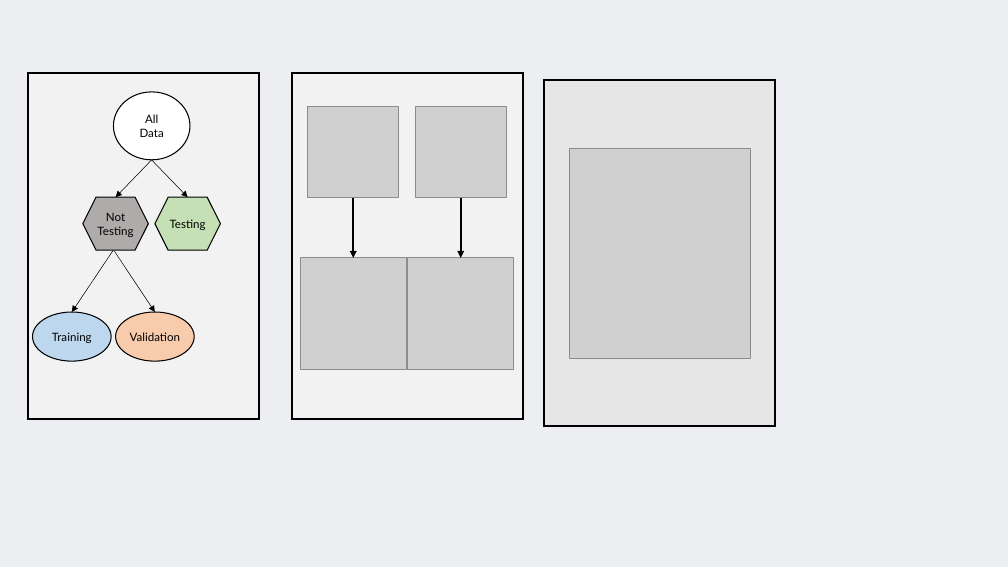
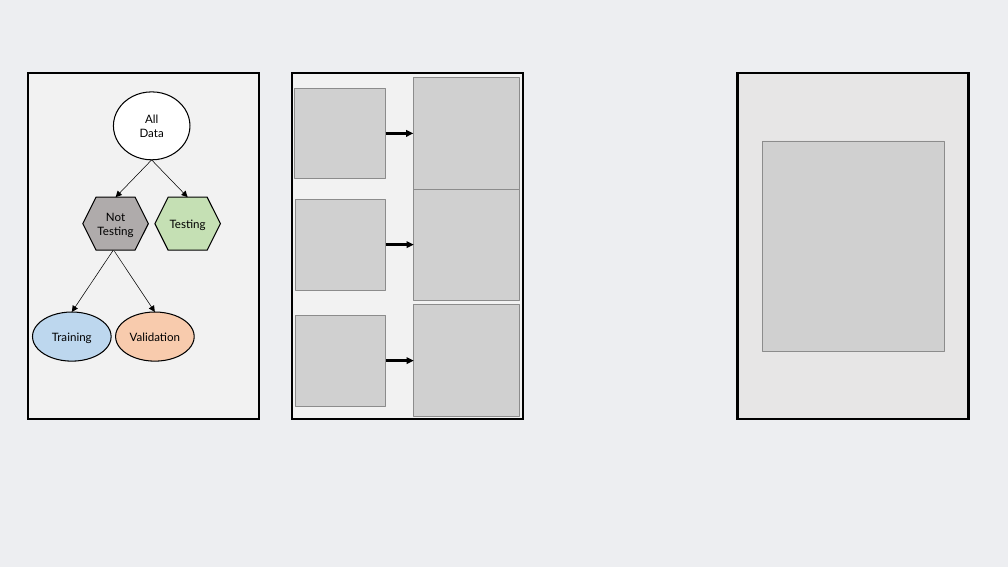
Before and after one commit to SMaRTWorkshops/mlr, a slide deck: slide 2 of figs/sw_figs.pptx. Drawn at 1008x567 pixels with LibreOffice and Linux fonts; fonts in the diff are those of the drawing; grey boxes stand for pictures. Boxes give left, top, right and bottom in pixels: in the first picture for what was removed or moved away, otherwise in the second. Text is boxed around its words. In the diff, an @@ line names an element or a change of style, - is before the commit and + after.

```diff
--- a/figs/sw_figs.pptx
+++ b/figs/sw_figs.pptx
@@ picture: place and size @@
-picture at [308, 107, 399, 197]
+picture at [295, 88, 386, 178]
@@ picture: place and size @@
-picture at [415, 107, 506, 197]
+picture at [414, 78, 520, 189]
@@ rectangle: place and size @@
-rectangle at [544, 80, 775, 426]
+rectangle at [738, 73, 969, 419]
@@ arrow moved from (353, 197) - (353, 258) to (386, 133) - (414, 133) @@
@@ picture: place and size @@
-picture at [569, 148, 751, 358]
+picture at [763, 141, 944, 351]
@@ arrow removed from (461, 197) to (461, 258) @@
@@ picture removed at [300, 258, 406, 369] @@
@@ picture: place and size @@
-picture at [408, 258, 513, 369]
+picture at [414, 305, 520, 416]
@@ group added at [296, 189, 520, 406]: 3 pictures, 2 arrows @@
```
Also in this commit, not shown: 3 other files.
